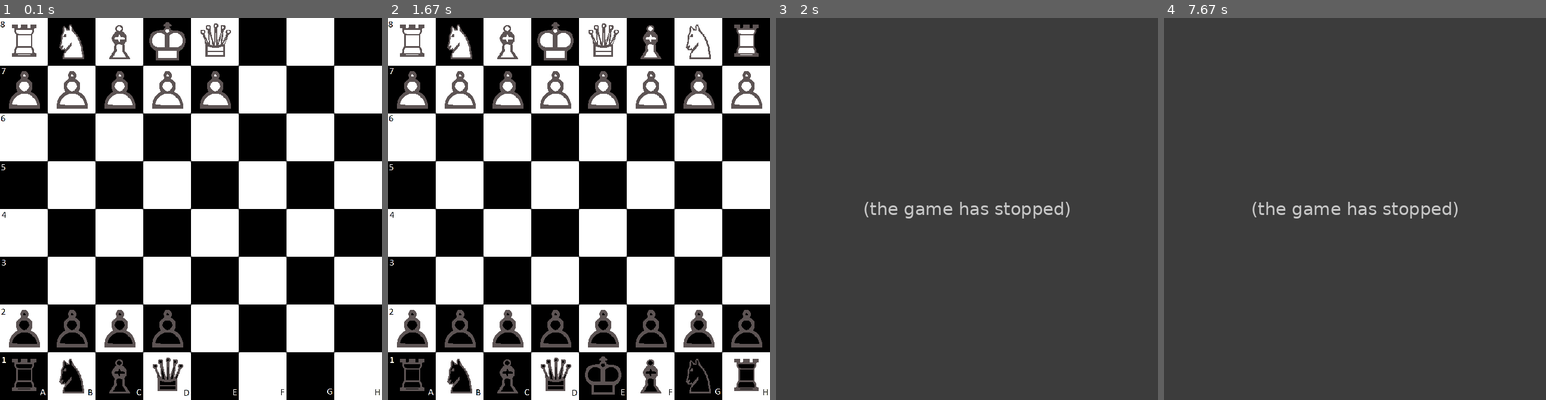
Above: before the commit, frames 1-4 (left to right).
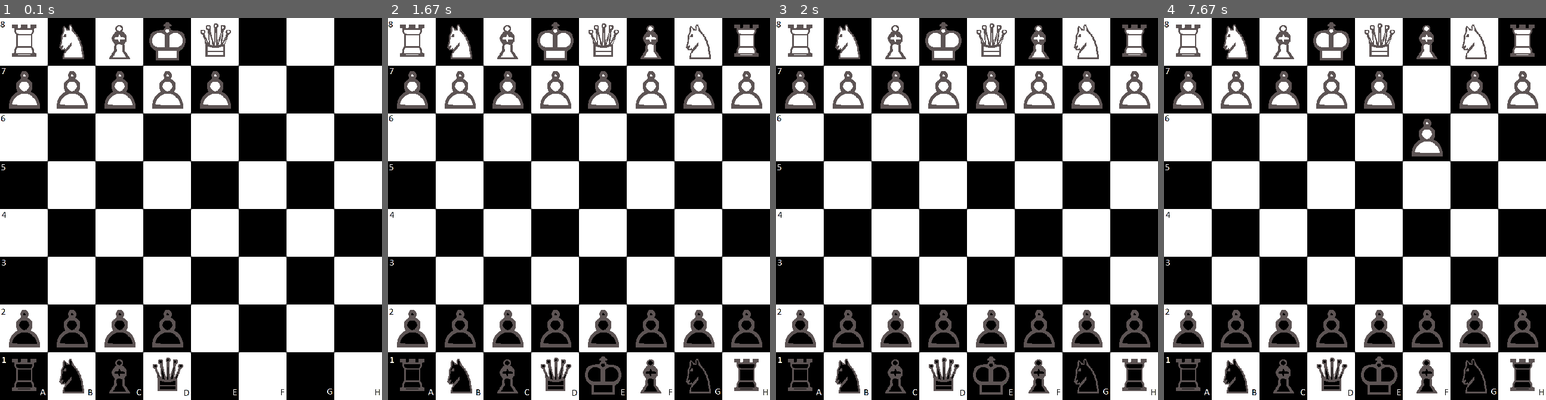
Above: after the commit, the same moments.

Repository: Tibo-Mllr/Chess-Game
Game: pygame game, started from Jeu_graphique.py
The game is run twice, just before and just after one commit, with the same random seed, the same clock (stepped at 60 frames per second) and the same inputs.
Inputs (mouse positions are in pixels of both pictures, inside the frame that each line leads up to):
- Up to frame 1 (0.1 s): no input
- Up to frame 2 (1.67 s): click (636, 75) at 1.38 s
- Up to frame 3 (2 s): click (1108, 342) at 1.72 s
- Up to frame 4 (7.67 s): click (1435, 159) at 7.55 s

Frames 1-2 are identical in both runs. In frame 3, 100% of the frame differs, in the area x 0-100%, y 0-100%; in frame 4, 100%.
Error before the commit: AttributeError: 'str' object has no attribute 'Color' (Jeu_graphique.py line 250); the game stopped at 1.72 s (later frames are placeholders)

Commit message:
Jeu_graphique

Diff:
--- a/Jeu_graphique.py
+++ b/Jeu_graphique.py
@@ -1,6 +1,9 @@
 from Classes.Pieces import *
 from Jeu.Chess import *
-from Interface.Graphique import *
+import pygame
+from pygame import image
+from pygame.locals import *
+from pygame.constants import RESIZABLE
 
 pygame.init()
 
@@ -222,7 +225,7 @@
         for event in pygame.event.get():    #On parcours la liste de tous les événements reçus
             if event.type == QUIT:    	 	#Si un de ces événements est de type QUIT
                 pygame.quit()     			#On arrête le programme
-                MenuStart()
+                #MenuStart()
             if event.type == MOUSEBUTTONDOWN:
                 if event.button == 1:	#Si clic gauche
                     mouse = event.pos
@@ -230,44 +233,49 @@
                     Y=int(mouse[1]/80)
                     if Plateau[(X,Y)] =='':
                         pass
-                    if k==1:
-                        if Plateau[(X, Y)].Color == 'White':
-                            event_happened = False
-                            while not event_happened: #Tant que le déplacement de la pièce ne s'est pas produit, on attend
-                                event = pygame.event.wait()
-                                if event.type == MOUSEBUTTONDOWN:
-                                    if event.button == 1:	#Si clic gauche
-                                        mouse2 = event.pos
-                                        X2=int(mouse2[0]/80)
-                                        Y2=int(mouse2[1]/80)
-                                        PiècesGraphique[(int(mouse2[0]/80),int(mouse2[1]/80))]= PiècesGraphique[(int(mouse[0]/80), int(mouse[1]/80))]
-                                        PiècesGraphique[(int(mouse[0]/80), int(mouse[1]/80))] = ''
-                                        event_happened = True
-                                        Plateau[(X, Y)].move(X2, Y2)
-                                        Plateau[(X2, Y2)] = Plateau[(X, Y)]
-                                        Plateau[(X, Y)] = ''
-                                        k=2
-                        if Plateau[(X, Y)].Color == 'Black':
-                            print('Les pièces blanches doivent jouer')
-                    if k==2:
-                        if Plateau[(X, Y)].Color == 'Black':
-                            event_happened = False
-                            while not event_happened: #Tant que le déplacement de la pièce ne s'est pas produit, on attend
-                                event = pygame.event.wait()
-                                if event.type == MOUSEBUTTONDOWN:
-                                    if event.button == 1:	#Si clic gauche
-                                        mouse2 = event.pos
-                                        X2=int(mouse2[0]/80)
-                                        Y2=int(mouse2[1]/80)
-                                        PiècesGraphique[(int(mouse2[0]/80),int(mouse2[1]/80))]= PiècesGraphique[(int(mouse[0]/80), int(mouse[1]/80))]
-                                        PiècesGraphique[(int(mouse[0]/80), int(mouse[1]/80))] = ''
-                                        event_happened = True
-                                        Plateau[(X, Y)].move(X2, Y2)
-                                        Plateau[(X2, Y2)] = Plateau[(X, Y)]
-                                        Plateau[(X, Y)] = ''
-                                        k=2
-                        if Plateau[(X, Y)].Color == 'White':
-                            print('Les pièces noires doivent jouer')
+                    else:
+                        if k==1:
+                            if Plateau[(X, Y)].Color == 'White':
+                                event_happened = False
+                                while not event_happened: #Tant que le déplacement de la pièce ne s'est pas produit, on attend
+                                    event = pygame.event.wait()
+                                    if event.type == MOUSEBUTTONDOWN:
+                                        if event.button == 1:	#Si clic gauche
+                                            mouse2 = event.pos
+                                            X2=int(mouse2[0]/80)
+                                            Y2=int(mouse2[1]/80)
+                                            if Plateau[(X, Y)] != '' and (X2, Y2) in mvt_final(Plateau[(X, Y)], Plateau):
+                                                PiècesGraphique[(X2,Y2)]= PiècesGraphique[(X, Y)]
+                                                PiècesGraphique[(X, Y)] = ''
+                                                event_happened = True
+                                                Plateau[(X, Y)].move(X2, Y2)
+                                                Plateau[(X2, Y2)] = Plateau[(X, Y)]
+                                                Plateau[(X, Y)] = ''
+                                                k=2
+                                            else:
+                                                print("Ce déplacement n'est pas possible")
+                            else:
+                                print('Les pièces blanches doivent jouer')
+                        if k==0:
+                            if Plateau[(X, Y)].Color == 'Black':
+                                event_happened = False
+                                while not event_happened: #Tant que le déplacement de la pièce ne s'est pas produit, on attend
+                                    event = pygame.event.wait()
+                                    if event.type == MOUSEBUTTONDOWN:
+                                        if event.button == 1:	#Si clic gauche
+                                            mouse2 = event.pos
+                                            X2=int(mouse2[0]/80)
+                                            Y2=int(mouse2[1]/80)
+                                            if (X2, Y2) in mvt_final(Plateau[(X, Y)], Plateau):
+                                                PiècesGraphique[(X2,Y2)]= PiècesGraphique[(X, Y)]
+                                                PiècesGraphique[(X, Y)] = ''
+                                                event_happened = True
+                                                Plateau[(X, Y)].move(X2, Y2)
+                                                Plateau[(X2, Y2)] = Plateau[(X, Y)]
+                                                Plateau[(X, Y)] = ''
+                                                k=1
+                            else:
+                                print('Les pièces noires doivent jouer')
 
         #Recollage
         fenetre.blit(Damier, (0,0))	#On remet le fond
--- a/Jeu_python.py
+++ b/Jeu_python.py
@@ -1,8 +1,6 @@
 from Classes.Pieces import *
 from Jeu.Chess import *
 from Interface.Graphique import *
-
-pygame.init()
 
 Plateau = {(0, 0): '', (0, 1): '', (0, 2): '', (0, 3): '', (0, 4): '', (0, 5): '', (0, 6): '', (0, 7): '',
            (1, 0): '', (1, 1): '', (1, 2): '', (1, 3): '', (1, 4): '', (1, 5): '', (1, 6): '', (1, 7): '',
@@ -147,16 +145,6 @@
         Y2 = int(y2)
         if k == 1:
             if Plateau[(X, Y)] != '' and (X2, Y2) in mvt_final(Plateau[(X, Y)], Plateau):
-<<<<<<< HEAD
-                if Plateau[ (X, Y)].Color == 'White':
-                    Plateau[(X, Y)].move(X2, Y2)
-                    Plateau[(X2, Y2)] = Plateau[(X, Y)]
-                    Plateau[(X, Y)] = ''
-                    print(grid_to_string(Plateau))
-                    k = 2
-                else:
-                    print('Ce sont aux blancs de jouer')
-=======
                 # if Plateau[(X, Y)].Color == 'White':
                 Plateau[(X, Y)].move(X2, Y2)
                 Plateau[(X2, Y2)] = change(Plateau[(X, Y)])
@@ -167,7 +155,6 @@
                         print("Ce sont aux blancs de jouer")
             else :
                 print("Ce déplacement n'est pas possible")
->>>>>>> 9aceb85c872f8290cdd8beafd668467924b6140c
         if k==0:
             if Plateau[(X, Y)] != '' and (X2, Y2) in mvt_final(Plateau[(X, Y)], Plateau):
                 if Plateau[ (X, Y)].Color == 'Black':
@@ -177,32 +164,10 @@
                     print(grid_to_string(Plateau))
                     k = 1
                 else:
-<<<<<<< HEAD
-                    print('Ce sont aux noires de jouer')
-        else:
-            print("Ce déplacement n'est pas possible")
-
-        for element in Plateau:
-            if Plateau[element] != '':
-                print(Plateau[element].name, Plateau[element].Color,
-                      mvt_final(Plateau[element], Plateau))
-
-        # Le roi ne peut pas manger la pièce qui le met en échec : à modifier
-        if roi_en_echec(RoiBlanc, Plateau) and mvt_final(RoiBlanc, Plateau) == []:
-            k = 3
-            print("Sortie Blanche")
-        if roi_en_echec(RoiNoir, Plateau) and mvt_final(RoiNoir, Plateau) == []:
-            k = 3
-            print("Sortie Noire")
-
-    egalite(RoiBlanc, Plateau)
-    egalite(RoiNoir, Plateau)
-=======
                     print("Ce sont aux noirs de jouer")"""
             else:
                 print("Ce déplacement n'est pas possible")
 
->>>>>>> 9aceb85c872f8290cdd8beafd668467924b6140c
     victoire(RoiBlanc, Plateau)
     victoire(RoiNoir, Plateau)
 
